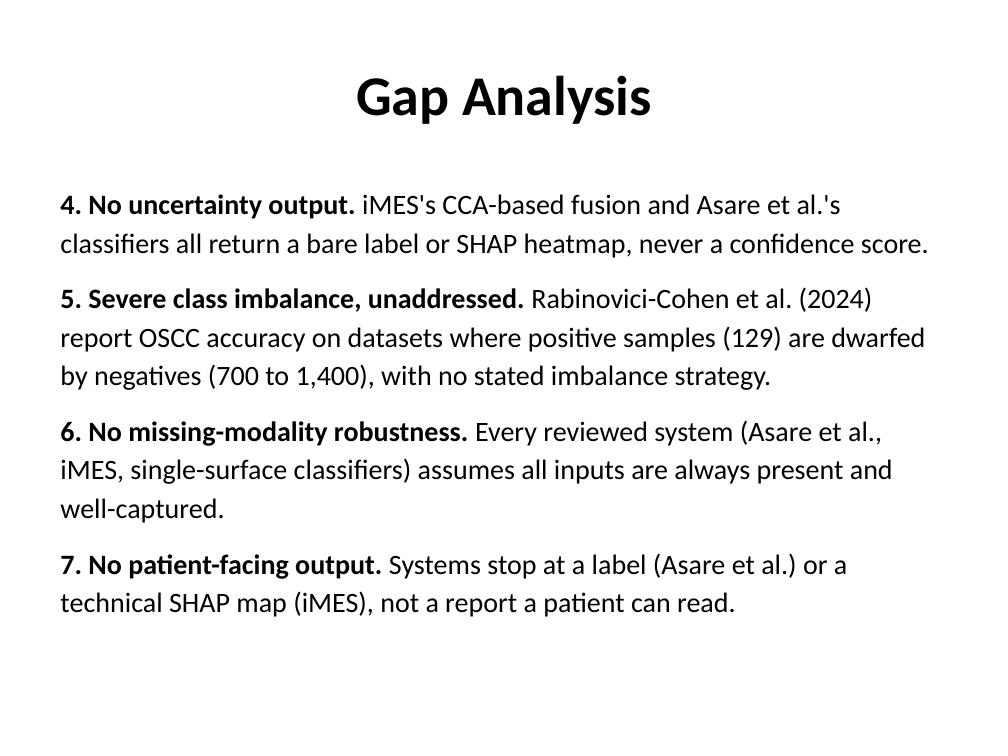
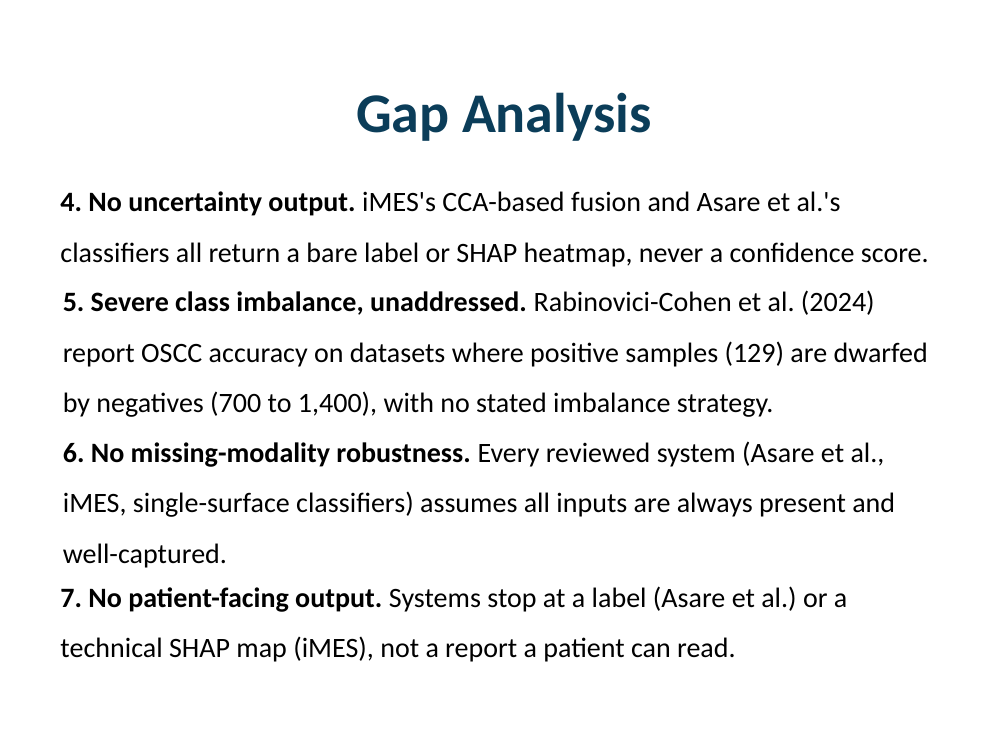
Before and after one commit to Jaffar-Kazmi/BodyScan, a slide deck: slide 11 of docs/proposal/slides.pptx. Drawn at 1008x756 pixels with LibreOffice and Linux fonts; fonts in the diff are those of the drawing; background and template pictures are left out. Boxes give left, top, right and bottom in pixels: in the first picture for what was removed or moved away, otherwise in the second. Text is boxed around its words. In the diff, an @@ line names an element or a change of style, - is before the commit and + after.

```diff
--- a/docs/proposal/slides.pptx
+++ b/docs/proposal/slides.pptx
@@ title "Gap Analysis" at (356,92,652,141): text colour #000000 to #0B3D59; line spacing 1 to 1.5 @@
@@ text removed at (60,194,929,617) @@
-4. No uncertainty output. iMES's CCA-based fusion and Asare et al.'s classifiers all return a bare label or SHAP heatmap, never a confidence score.
-5. Severe class imbalance, unaddressed. Rabinovici-Cohen et al. (2024) report OSCC accuracy on datasets where positive samples (129) are dwarfed by negatives (700 to 1,400), with no stated imbalance strategy.
-6. No missing-modality robustness. Every reviewed system (Asare et al., iMES, single-surface classifiers) assumes all inputs are always present and well-captured.
-7. No patient-facing output. Systems stop at a label (Asare et al.) or a technical SHAP map (iMES), not a report a patient can read.
@@ text added at (60,191,929,267), 20 pt, text #000000 @@
+4. No uncertainty output. iMES's CCA-based fusion and Asare et al.'s classifiers all return a bare label or SHAP heatmap, never a confidence score.
@@ text added at (63,290,928,417), 20 pt, text #000000 @@
+5. Severe class imbalance, unaddressed. Rabinovici-Cohen et al. (2024) report OSCC accuracy on datasets where positive samples (129) are dwarfed by negatives (700 to 1,400), with no stated imbalance strategy.
@@ text added at (63,441,895,568), 20 pt, text #000000 @@
+6. No missing-modality robustness. Every reviewed system (Asare et al., iMES, single-surface classifiers) assumes all inputs are always present and well-captured.
@@ text added at (60,586,847,662), 20 pt, text #000000 @@
+7. No patient-facing output. Systems stop at a label (Asare et al.) or a technical SHAP map (iMES), not a report a patient can read.
```
Also in this commit, not shown: 13 other slides changed, 9 slides added, 5 slides removed.
